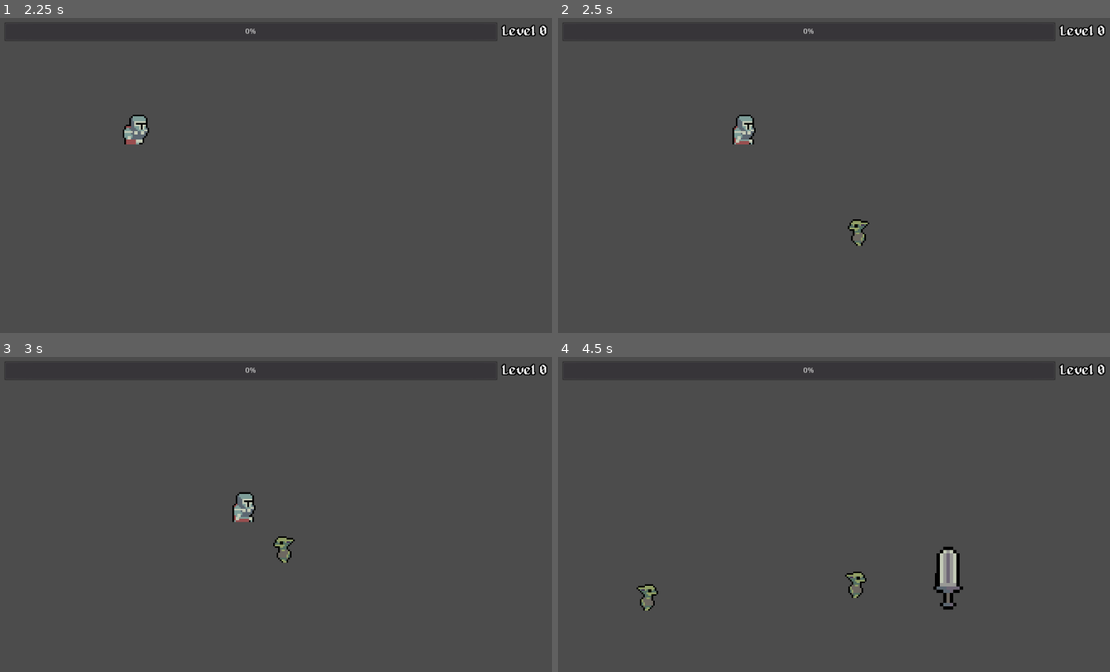
Above: before the commit, frames 1-4 (two rows, left to right).
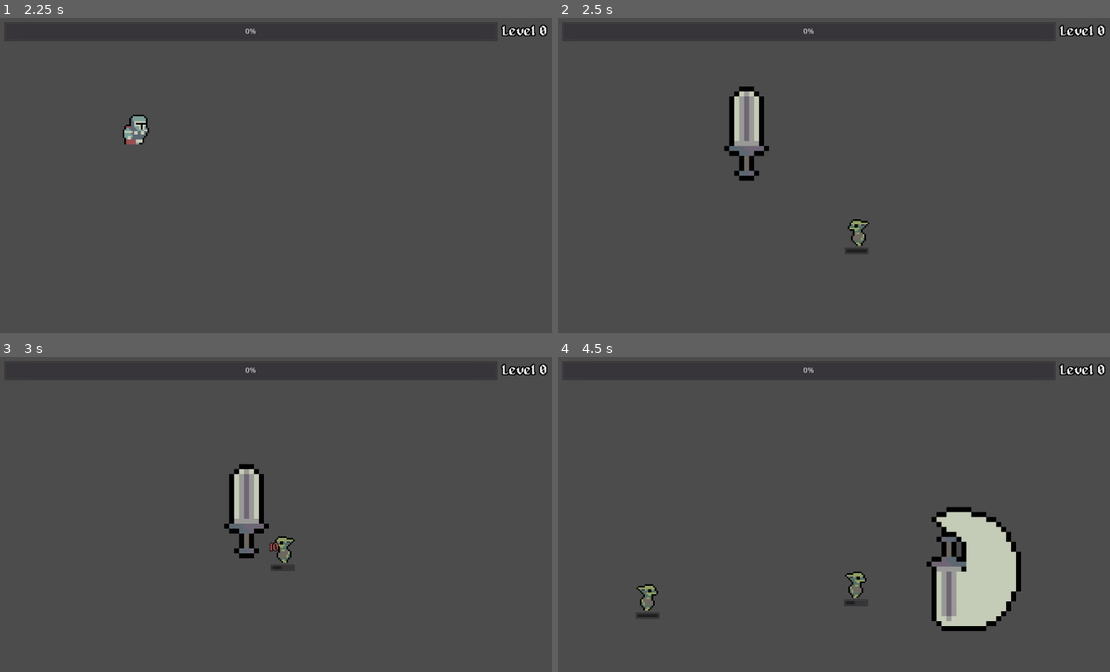
Above: after the commit, the same moments.

Repository: Fleyvera/GoblinHunter
Game: Godot game, scene res://Scenes/Menu.tscn
Same seed, same stepped clock (60 frames per second), same inputs: the game is played once before the commit and once after it.
Inputs (mouse positions are in pixels of both pictures, inside the frame that each line leads up to):
- Up to frame 1 (2.25 s): click (88, 71) at 0.5 s; click (276, 276) at 1.25 s; hold D (Right) from 2.03 s (still down)
- Up to frame 2 (2.5 s): keep holding D (Right)
- Up to frame 3 (3 s): release D (Right) at 2.78 s; hold S (Down) from 2.78 s (still down)
- Up to frame 4 (4.5 s): release S (Down) at 3.53 s; hold D (Right) 3.53-4.28 s; hold W (Up) from 4.28 s (still down)

Frame 1 is identical in both runs. In frame 2, 1.6% of the frame differs, in the area x 30-57%, y 21-75%; in frame 3, 1.6%; in frame 4, 5.1%, in the area x 14-84%, y 47-87%.

Commit message:
Add files via upload

Diff:
--- a/Prefabs/CharacterPool.tscn
+++ b/Prefabs/CharacterPool.tscn
@@ -9,6 +9,22 @@
 [sub_resource type="CapsuleShape2D" id=1]
 radius = 6.0
 height = 6.0
+
+[sub_resource type="AtlasTexture" id=6]
+atlas = ExtResource( 2 )
+region = Rect2( 0, 32, 32, 32 )
+
+[sub_resource type="AtlasTexture" id=7]
+atlas = ExtResource( 2 )
+region = Rect2( 32, 32, 32, 32 )
+
+[sub_resource type="AtlasTexture" id=8]
+atlas = ExtResource( 2 )
+region = Rect2( 64, 32, 32, 32 )
+
+[sub_resource type="AtlasTexture" id=9]
+atlas = ExtResource( 2 )
+region = Rect2( 96, 32, 32, 32 )
 
 [sub_resource type="AtlasTexture" id=2]
 atlas = ExtResource( 2 )
@@ -26,33 +42,17 @@
 atlas = ExtResource( 2 )
 region = Rect2( 96, 64, 32, 32 )
 
-[sub_resource type="AtlasTexture" id=6]
-atlas = ExtResource( 2 )
-region = Rect2( 0, 32, 32, 32 )
-
-[sub_resource type="AtlasTexture" id=7]
-atlas = ExtResource( 2 )
-region = Rect2( 32, 32, 32, 32 )
-
-[sub_resource type="AtlasTexture" id=8]
-atlas = ExtResource( 2 )
-region = Rect2( 64, 32, 32, 32 )
-
-[sub_resource type="AtlasTexture" id=9]
-atlas = ExtResource( 2 )
-region = Rect2( 96, 32, 32, 32 )
-
 [sub_resource type="SpriteFrames" id=10]
 animations = [ {
+"frames": [ SubResource( 6 ), SubResource( 7 ), SubResource( 8 ), SubResource( 9 ) ],
+"loop": true,
+"name": "Idle",
+"speed": 2.0
+}, {
 "frames": [ SubResource( 2 ), SubResource( 3 ), SubResource( 4 ), SubResource( 5 ) ],
 "loop": true,
 "name": "Walk",
 "speed": 8.0
-}, {
-"frames": [ SubResource( 6 ), SubResource( 7 ), SubResource( 8 ), SubResource( 9 ) ],
-"loop": true,
-"name": "Idle",
-"speed": 2.0
 } ]
 
 [node name="PlayerPool" type="Node2D"]
--- a/Prefabs/EnemyPool.tscn
+++ b/Prefabs/EnemyPool.tscn
@@ -99,6 +99,7 @@
 position = Vector2( 0, -10 )
 frames = SubResource( 15 )
 animation = "Walk"
+frame = 3
 playing = true
 
 [node name="DeathTimer" type="Timer" parent="Goblin"]
@@ -113,6 +114,16 @@
 [node name="XpDropper" type="Node2D" parent="Goblin"]
 script = ExtResource( 5 )
 
+[node name="LifeBar" type="Node2D" parent="Goblin"]
+scale = Vector2( 0.3, 0.3 )
+
+[node name="LifeProgress" type="ProgressBar" parent="Goblin/LifeBar"]
+margin_left = -25.5556
+margin_top = 23.3333
+margin_right = 23.4444
+margin_bottom = 37.3333
+percent_visible = false
+
 [connection signal="area_entered" from="Goblin/Area2D" to="Goblin" method="_on_Area2D_area_entered"]
 [connection signal="timeout" from="Goblin/DeathTimer" to="Goblin" method="_on_DeathTimer_timeout"]
 [connection signal="timeout" from="Goblin/DmgCDTimer" to="Goblin" method="_on_DmgCDTimer_timeout"]
--- a/Prefabs/WeaponsPool.tscn
+++ b/Prefabs/WeaponsPool.tscn
@@ -47,7 +47,7 @@
 script = ExtResource( 1 )
 
 [node name="BigSword" type="Node2D" parent="."]
-scale = Vector2( 2, 2 )
+scale = Vector2( 3, 3 )
 script = ExtResource( 2 )
 __meta__ = {
 "_edit_group_": true
@@ -65,7 +65,6 @@
 animation = "Attack"
 
 [node name="Timer" type="Timer" parent="BigSword"]
-wait_time = 3.0
 one_shot = true
 
 [connection signal="timeout" from="BigSword/Timer" to="BigSword" method="_on_Timer_timeout"]
--- a/Prefabs/XpPool.tscn
+++ b/Prefabs/XpPool.tscn
@@ -41,3 +41,14 @@
 
 [node name="CollisionShape2D" type="CollisionShape2D" parent="Xp/Area2D"]
 shape = SubResource( 1 )
+
+[node name="DropTimer" type="Timer" parent="Xp"]
+wait_time = 0.85
+one_shot = true
+
+[node name="PickTimer" type="Timer" parent="Xp"]
+wait_time = 0.3
+one_shot = true
+
+[connection signal="timeout" from="Xp/DropTimer" to="Xp" method="_on_DropTimer_timeout"]
+[connection signal="timeout" from="Xp/PickTimer" to="Xp" method="_on_PickTimer_timeout"]
--- a/Scripts/Goblin.gd
+++ b/Scripts/Goblin.gd
@@ -17,6 +17,8 @@
 
 func _ready():
 
+	SetupLifeBar()
+
 	pass
 
 
@@ -26,7 +28,7 @@
 func _process(delta):
 
 	Follow(delta)
-
+	ProcessLifeBar()
 
 	pass
 
@@ -85,6 +87,7 @@
 
 func _on_Area2D_area_entered(area):
 
+	#Acoes quando tomar dano
 	if area.is_in_group("Weapon") and dmgCD == false:
 
 		print(life)
@@ -105,14 +108,13 @@
 	pass
 
 
-
-
 func Death():
+	#Tudo que precisa para morrer
 
 	if life <= 0:
 
 		$XpDropper.call_deferred("Drop")
-		$DeathTimer.start()
+		$DeathTimer.start() #ativa timer morte
 		$AnimatedSprite.play("Death")
 		speed = 0
 		$Area2D/CollisionShape2D.set_deferred("disabled",true)
@@ -123,10 +125,23 @@
 	pass
 
 
-
-
 func _on_DeathTimer_timeout():
-
+	#acaba timer morte
 	queue_free()
 
 	pass
+
+func SetupLifeBar():
+
+	$LifeBar/LifeProgress.max_value = life
+
+	pass
+
+
+func ProcessLifeBar():
+
+
+
+	$LifeBar/LifeProgress.value = life
+
+	pass
--- a/Scripts/Weapon.gd
+++ b/Scripts/Weapon.gd
@@ -23,6 +23,8 @@
 
 	var weapon = nWpPool.spawnWeapon(weapon_num)
 
+#	weapon.scale = Vector2(10 ,10)
+
 	add_child(weapon)
 
 	pass
--- a/Scripts/Xp.gd
+++ b/Scripts/Xp.gd
@@ -60,8 +60,34 @@
 	randomize()
 
 	apply_impulse(Vector2(0 , 0) , Vector2(rand_range(30 , -30) , -30))
-	yield(get_tree().create_timer(0.8) , "timeout")
-	mode = 1
+	$DropTimer.start()
+
 
 
 	pass
+
+
+func _on_DropTimer_timeout():
+
+	mode = 1
+	pass
+
+
+
+func Follow(dir):
+
+	set_deferred("mode" , 0)
+	print("ai")
+	linear_velocity = (dir - global_transform.origin) * 2
+	$PickTimer.start()
+
+	pass
+
+
+func _on_PickTimer_timeout():
+
+
+	queue_free()
+
+
+	pass
--- a/Scripts/XpSystem.gd
+++ b/Scripts/XpSystem.gd
@@ -32,7 +32,8 @@
 
 		#adiciona xp e deleta do mapa
 		xp += area.get_parent().xpAmount
-		area.get_parent().queue_free()
+		area.get_parent().Follow(get_parent().global_position)
+#		area.get_parent().queue_free()
 
 
 
